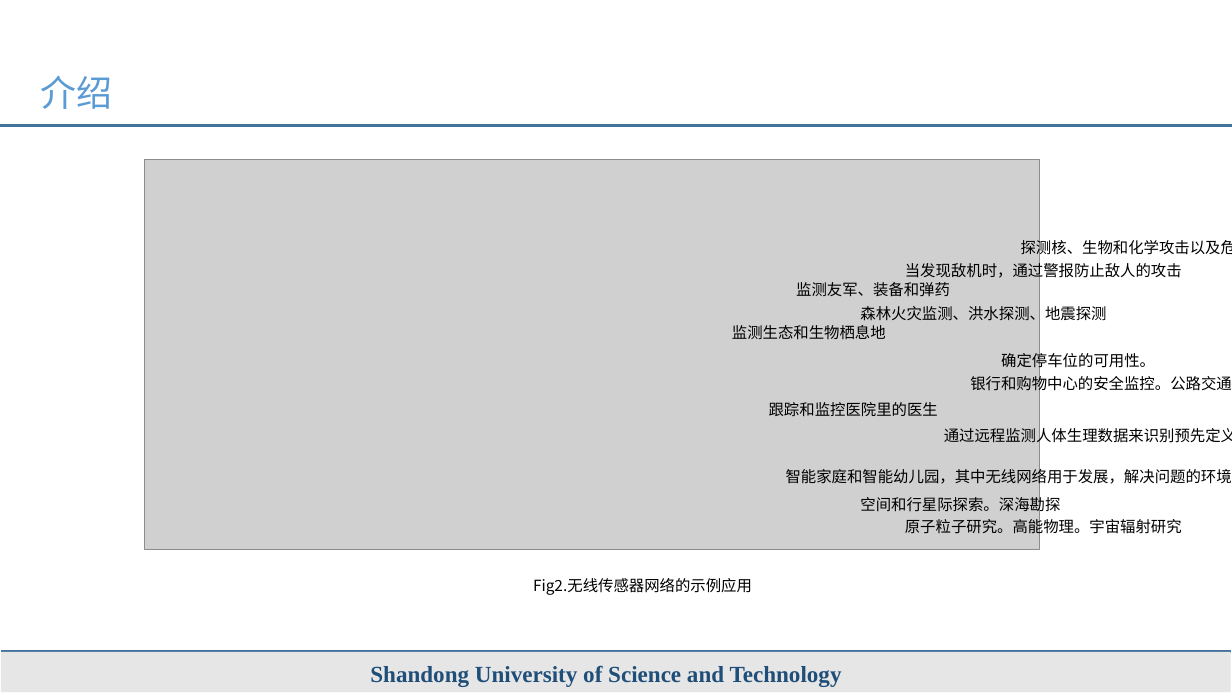
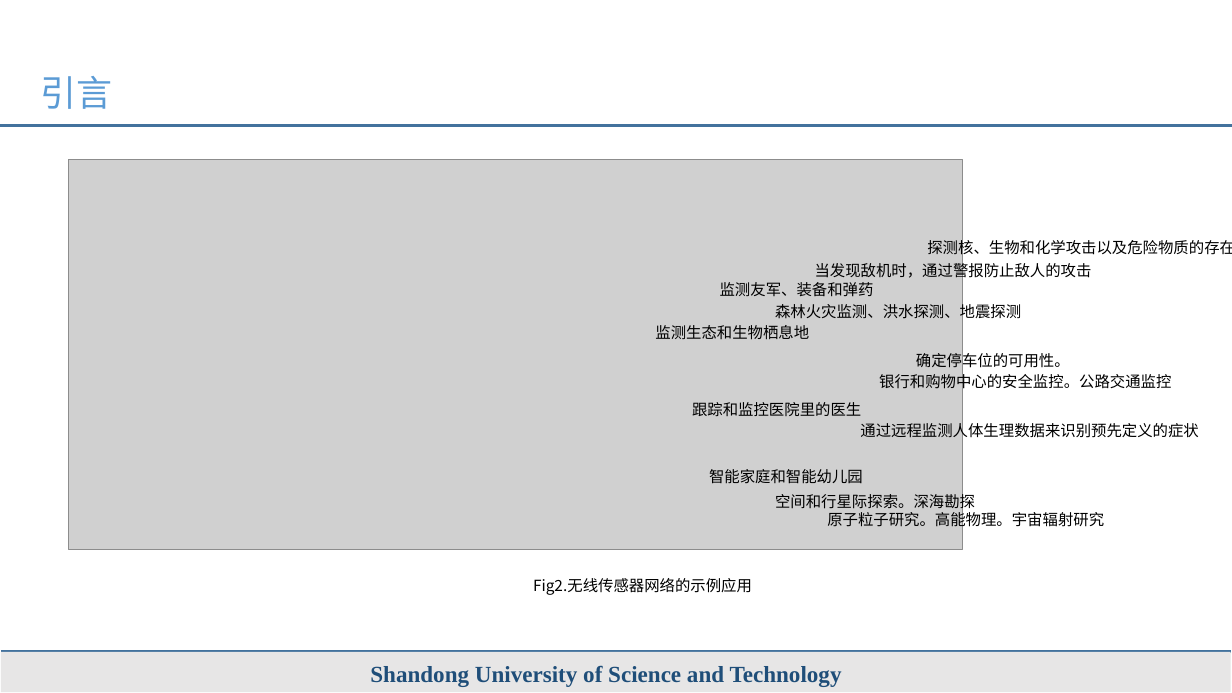
Before and after one commit to liuguaaa/assignment, a slide deck: slide 4 of WSN/时钟同步(1).pptx. Drawn at 1232x693 pixels with LibreOffice and Linux fonts; fonts in the diff are those of the drawing; grey boxes stand for pictures. Boxes give left, top, right and bottom in pixels: in the first picture for what was removed or moved away, otherwise in the second. Text is boxed around its words. In the diff, an @@ line names an element or a change of style, - is before the commit and + after.

```diff
--- a/WSN/时钟同步(1).pptx
+++ b/WSN/时钟同步(1).pptx
@@ text at (x1=40, y1=76, x2=112, y2=109): text changed @@
-介绍
+引言
@@ text "探测核、生物和化学攻击以及危险物质的存在" rewrapped from (x1=905, y1=238, x2=1232, y2=280) to (x1=927, y1=238, x2=1232, y2=258) @@
@@ text "当发现敌机时，通过警报防止敌人的攻击" moved from (x1=905, y1=260, x2=1182, y2=280) to (x1=815, y1=260, x2=1092, y2=280) @@
@@ text "森林火灾监测、洪水探测、地震探测" moved from (x1=860, y1=304, x2=1106, y2=324) to (x1=775, y1=302, x2=1021, y2=322) @@
@@ text "确定停车位的可用性。" moved from (x1=1001, y1=351, x2=1155, y2=371) to (x1=916, y1=351, x2=1070, y2=371) @@
@@ text "银行和购物中心的安全监控。公路交通监控" rewrapped from (x1=970, y1=374, x2=1232, y2=394) to (x1=879, y1=372, x2=1171, y2=392) @@
@@ 3 texts, 1 picture moved together from (x1=145, y1=159, x2=1040, y2=549) to (x1=68, y1=159, x2=963, y2=549) @@
@@ text "通过远程监测人体生理数据来识别预先定义的症状" rewrapped from (x1=944, y1=425, x2=1232, y2=445) to (x1=860, y1=421, x2=1198, y2=441) @@
@@ text at (x1=709, y1=469, x2=863, y2=484): text changed @@
-智能家庭和智能幼儿园，其中无线网络用于发展，解决问题的环境
+智能家庭和智能幼儿园
@@ text "空间和行星际探索。深海勘探" moved from (x1=860, y1=495, x2=1060, y2=515) to (x1=775, y1=491, x2=975, y2=511) @@
@@ text "原子粒子研究。高能物理。宇宙辐射研究" moved from (x1=905, y1=517, x2=1182, y2=537) to (x1=827, y1=509, x2=1104, y2=529) @@
```
Also in this commit, not shown: 10 other slides changed.
